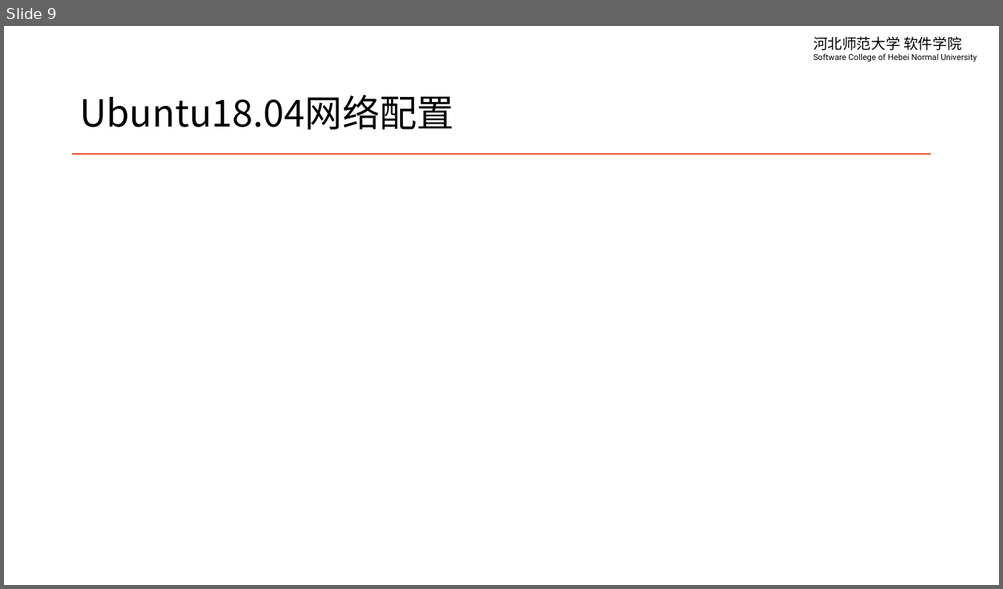
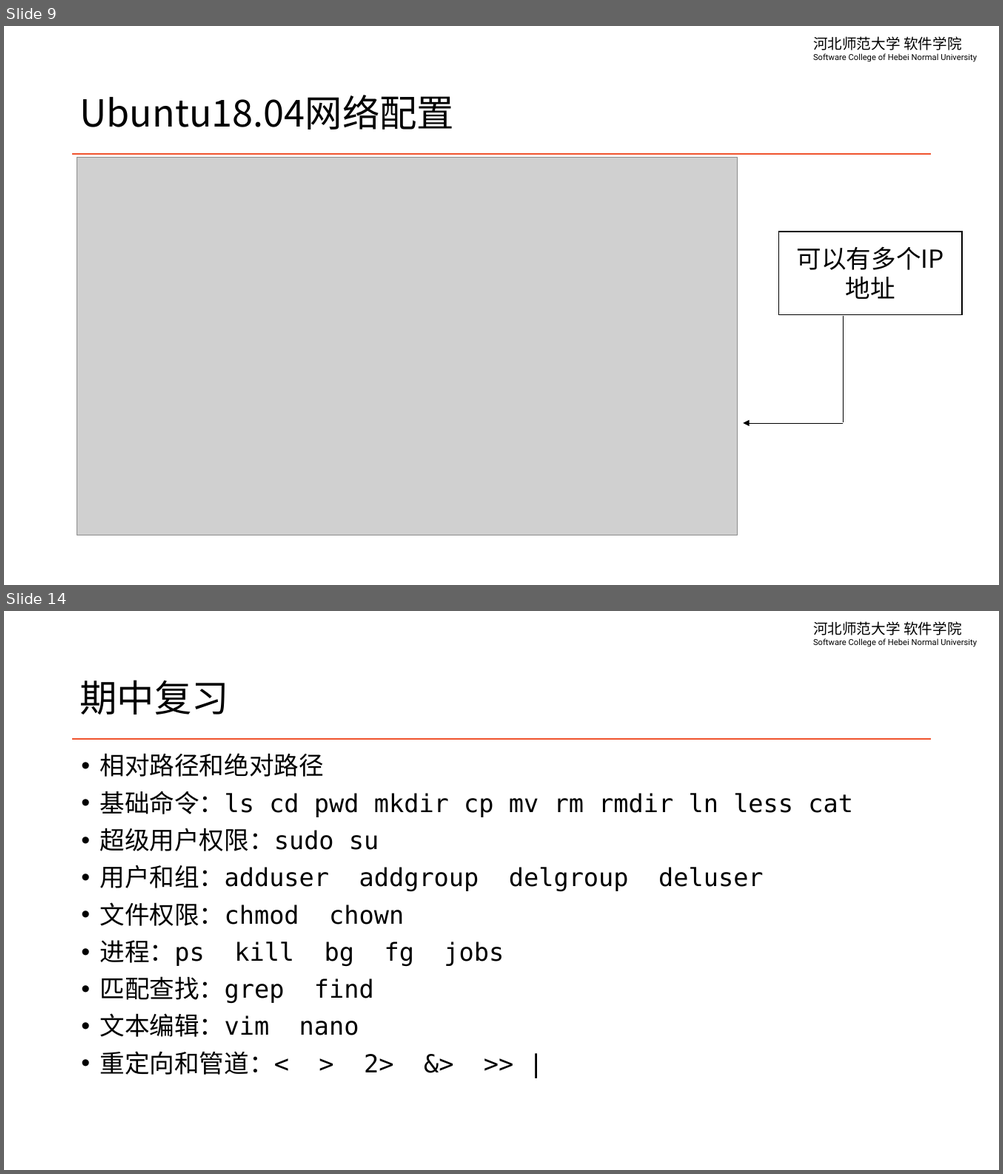
Before and after one commit to edu2act/course-linux-system, a slide deck: materials/slides/ch10-network.pptx. Shown one above the other, each under a label of ours: slide 9 before the commit, slides 9 and 14 after it; the slides between them are not shown. The pictures are 1003x589 and 1003x1174 pixels, drawn with LibreOffice and Linux fonts; fonts in the diff are those of the drawing; grey boxes stand for pictures. Boxes give left, top, right and bottom in pixels: in the first picture for what was removed or moved away, otherwise in the second. Text is boxed around its words. In the diff, an @@ line names an element or a change of style, - is before the commit and + after.

```diff
--- a/materials/slides/ch10-network.pptx
+++ b/materials/slides/ch10-network.pptx
@@ slide 14 added at <box>4,611,999,1170</box>, background #FFFFFF; not listed: 2 template elements that a slide beside it also shows @@
@@ title added at <box>79,680,229,715</box>, 36 pt, text #000000 @@
+期中复习
@@ text added at <box>100,753,853,1075</box>, 24 pt, text #000000 @@
+• 相对路径和绝对路径
+• 基础命令：ls cd pwd mkdir cp mv rm rmdir ln less cat
+• 超级用户权限：sudo su
+• 用户和组：adduser addgroup delgroup deluser
+• 文件权限：chmod chown
+• 进程：ps kill bg fg jobs
+• 匹配查找：grep find
+• 文本编辑：vim nano
+• 重定向和管道：< > 2> &> >> |
@@ slide 9 changed as well @@
@@ picture added at <box>77,157,737,536</box> @@
@@ rectangle added at <box>779,232,962,315</box>, fill #FFFFFF, outline #000000 1 pt, 24 pt, text #000000 @@
+可以有多个IP地址
@@ line added from (842, 423) to (842, 315), #000000 0.5 pt @@
@@ arrow added from (842, 423) to (743, 423), #000000 0.5 pt @@
```
Also in this commit, not shown: 8 other slides changed, 4 other slides added, 2 slides removed, 3 other files.
